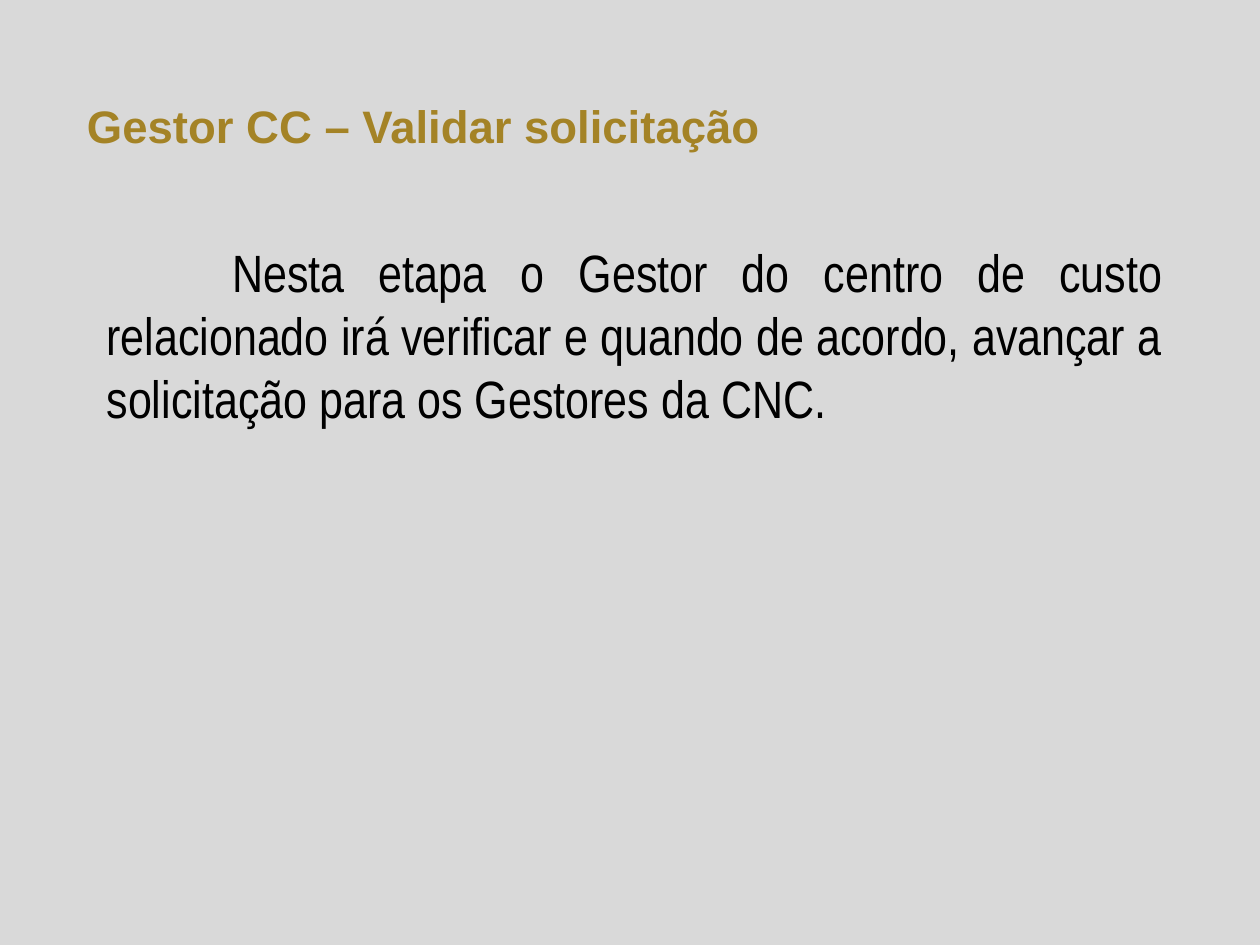
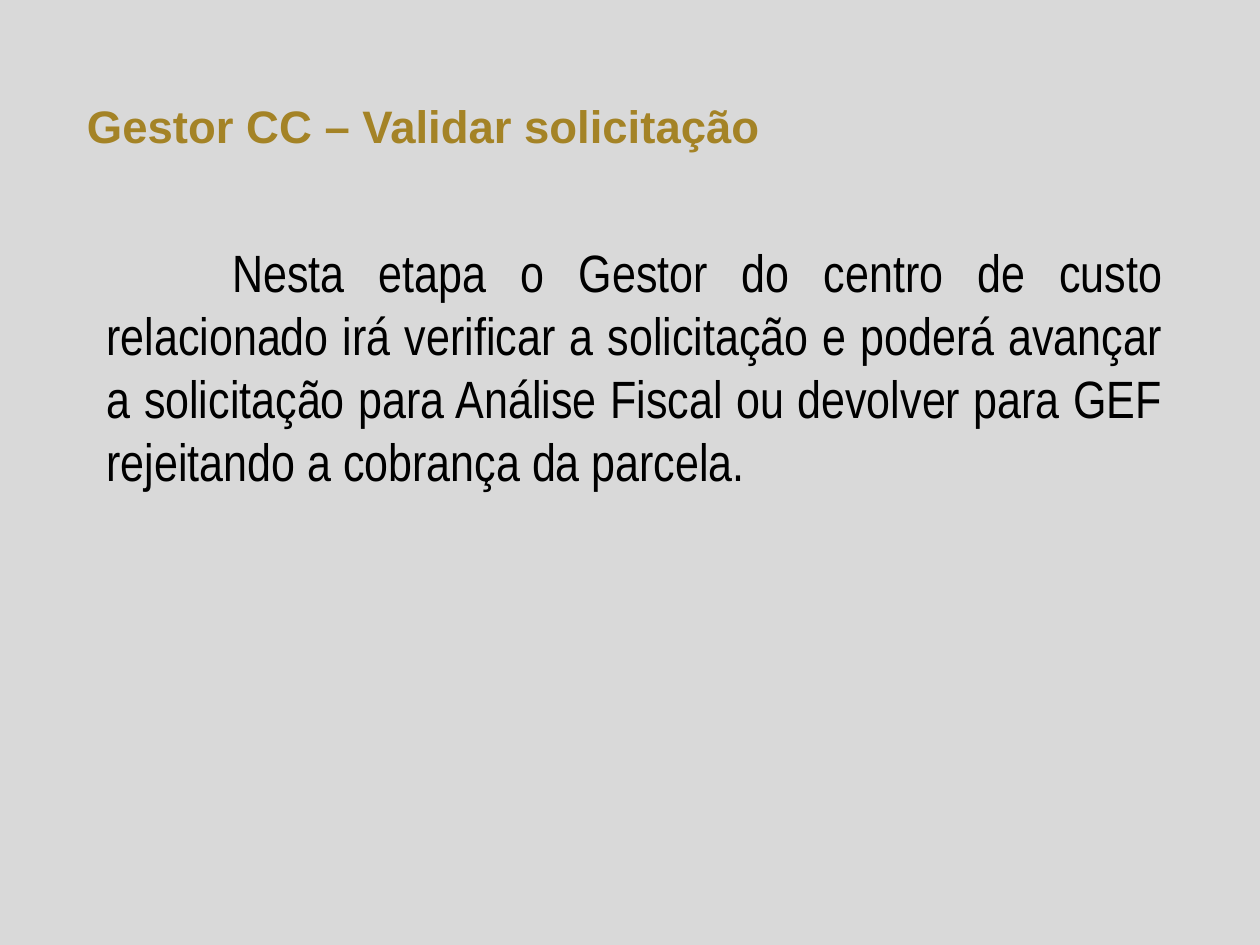
Before and after one commit to herickfreitas/Fluig_RM_ParcelaContratos, a slide deck: slide 5 of Parcelas de contratos.pptx. Drawn at 1260x945 pixels with LibreOffice and Linux fonts; fonts in the diff are those of the drawing; background and template pictures are left out. Boxes give left, top, right and bottom in pixels: in the first picture for what was removed or moved away, otherwise in the second. Text is boxed around its words. In the diff, an @@ line names an element or a change of style, - is before the commit and + after.

```diff
--- a/Parcelas de contratos.pptx
+++ b/Parcelas de contratos.pptx
@@ text at bbox=[107, 254, 1162, 492]: text changed @@
-Nesta etapa o Gestor do centro de custo relacionado irá verificar e quando de acordo, avançar a solicitação para os Gestores da CNC.
+Nesta etapa o Gestor do centro de custo relacionado irá verificar a solicitação e poderá avançar a solicitação para Análise Fiscal ou devolver para GEF rejeitando a cobrança da parcela.
```
Also in this commit, not shown: 3 other slides changed, 13 other files.
